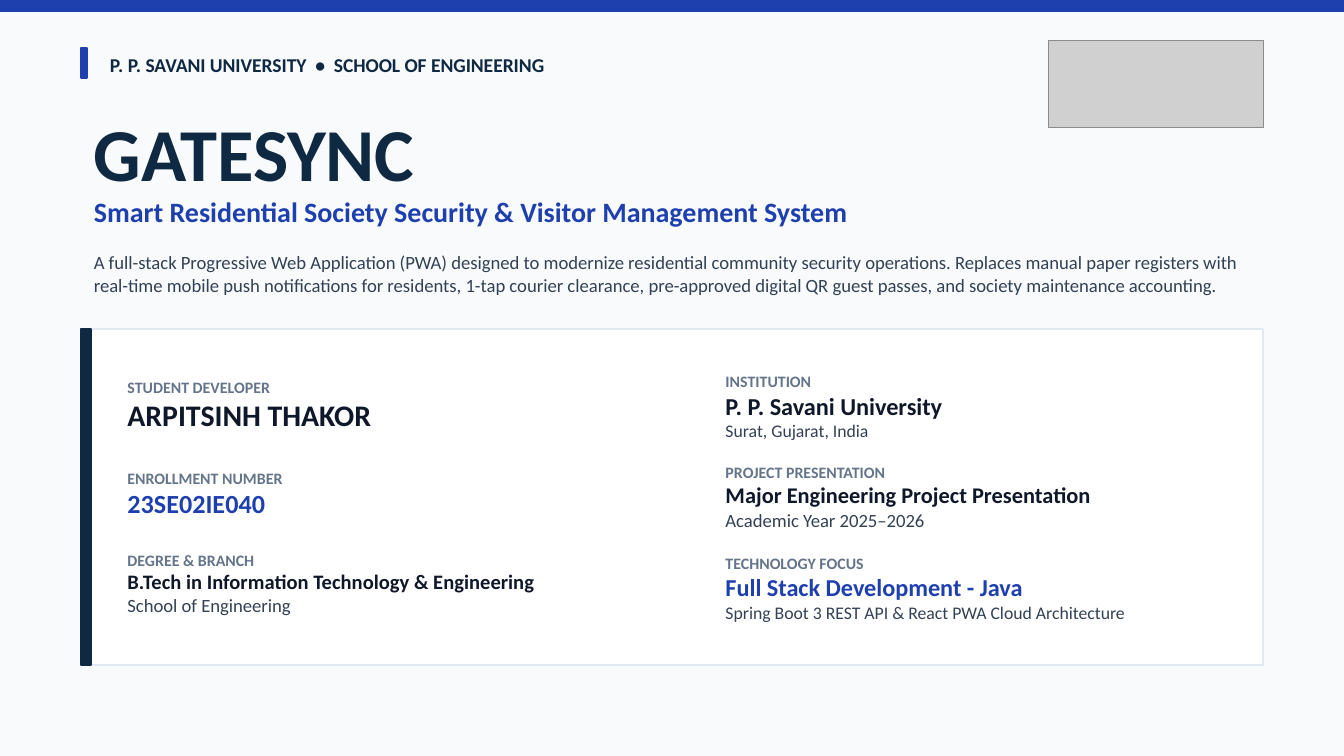
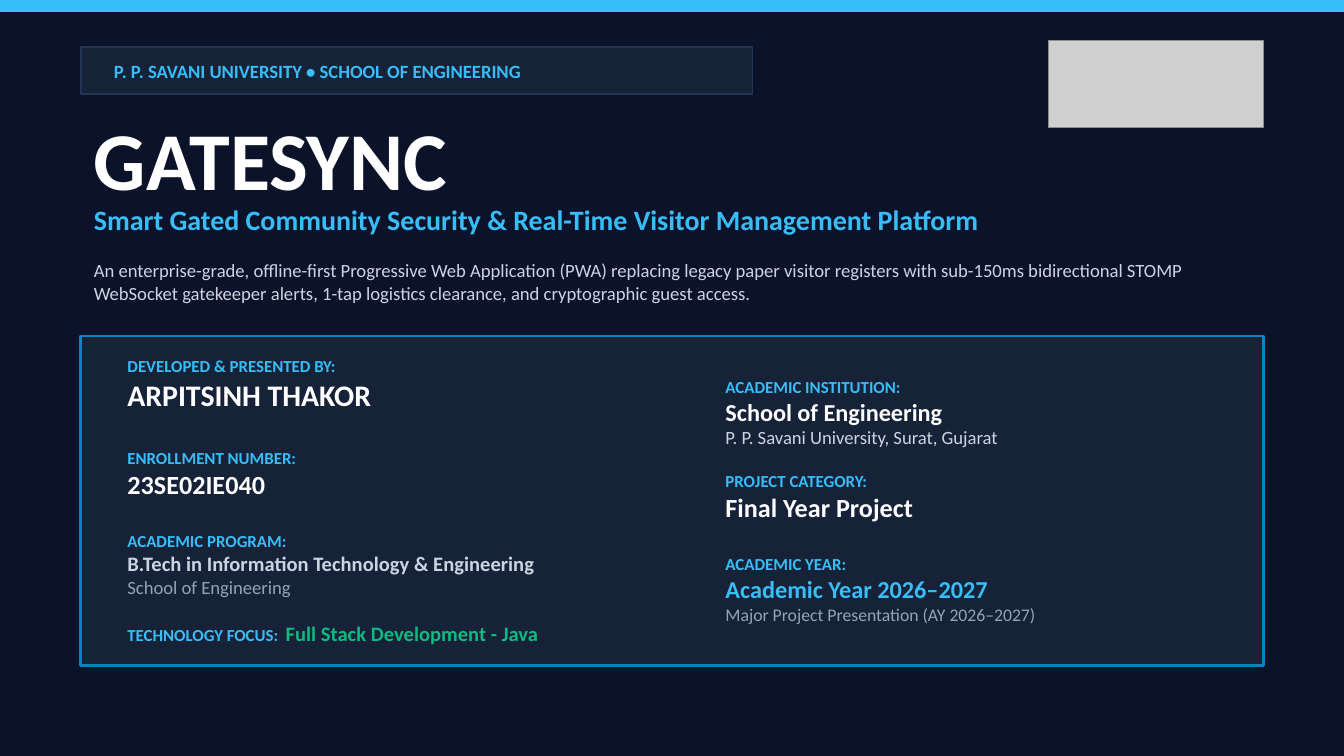
Before and after one commit to arpitthakor28/sms1, a slide deck: slide 1 of GateSync_Project_Presentation.pptx. Drawn at 1344x756 pixels with LibreOffice and Linux fonts; fonts in the diff are those of the drawing; grey boxes stand for pictures. Boxes give left, top, right and bottom in pixels: in the first picture for what was removed or moved away, otherwise in the second. Text is boxed around its words. In the diff, an @@ line names an element or a change of style, - is before the commit and + after.

Commit message:
Update presentation: restore second PPT context with Final Year Project, AY 2026-2027, School of Engineering, and Full Stack Dev - Java

```diff
--- a/GateSync_Project_Presentation.pptx
+++ b/GateSync_Project_Presentation.pptx
@@ background #F8FAFC to #0B132B @@
@@ rectangle at <box>0,0,1344,11</box>: fill #1E40AF to #38BDF8; outline #1E40AF 1 pt to #38BDF8 1 pt @@
@@ rectangle removed at <box>81,48,87,78</box> @@
@@ rectangle added at <box>81,47,753,94</box>, fill #162238, outline #243656 1 pt @@
@@ text "P. P. SAVANI UNIVERSITY • ..." at <box>114,66,521,78</box>: size 10.5 to 10 pt, text colour #0F2942 to #38BDF8 @@
@@ text "GATESYNC" at <box>94,136,447,191</box>: size 40 to 44 pt, text colour #0F2942 to #FFFFFF @@
@@ text at <box>94,210,978,235</box>: text changed; text colour #1E40AF to #38BDF8 @@
-Smart Residential Society Security & Visitor Management System
+Smart Gated Community Security & Real-Time Visitor Management Platform
@@ text at <box>94,263,1182,303</box>: text changed; text colour #334155 to #CBD5E1 @@
-A full-stack Progressive Web Application (PWA) designed to modernize residential community security operations. Replaces manual paper registers with real-time mobile push notifications for residents, 1-tap courier clearance, pre-approved digital QR guest passes, and society maintenance accounting.
+An enterprise-grade, offline-first Progressive Web Application (PWA) replacing legacy paper visitor registers with sub-150ms bidirectional STOMP WebSocket gatekeeper alerts, 1-tap logistics clearance, and cryptographic guest access.
@@ rectangle removed at <box>81,329,91,665</box> @@
@@ rectangle: place and size @@
-rectangle at <box>81,329,1263,665</box>
+rectangle at <box>81,336,1263,665</box>
@@ rectangle at <box>81,336,1263,665</box>: fill #FFFFFF to #162238; outline #E2E8F0 1 pt to #0284C7 1.5 pt @@
@@ text at <box>127,361,538,644</box>: text changed; size 8.5 to 9 pt; text colour #0F172A to #38BDF8 @@
-STUDENT DEVELOPER
-ARPITSINH THAKOR
-ENROLLMENT NUMBER
-23SE02IE040
-DEGREE & BRANCH
-B.Tech in Information Technology & Engineering
-School of Engineering
+DEVELOPED & PRESENTED BY:
+ARPITSINH THAKOR
+ENROLLMENT NUMBER:
+23SE02IE040
+ACADEMIC PROGRAM:
+B.Tech in Information Technology & Engineering
+School of Engineering
+TECHNOLOGY FOCUS: Full Stack Development - Java
@@ text at <box>725,382,1036,624</box>: text changed; size 9.5 to 9 pt; text colour #334155 to #38BDF8 @@
-INSTITUTION
-P. P. Savani University
-Surat, Gujarat, India
-PROJECT PRESENTATION
-Major Engineering Project Presentation
-Academic Year 2025–2026
-TECHNOLOGY FOCUS
-Full Stack Development - Java
-Spring Boot 3 REST API & React PWA Cloud Architecture
+ACADEMIC INSTITUTION:
+School of Engineering
+P. P. Savani University, Surat, Gujarat
+PROJECT CATEGORY:
+Final Year Project
+ACADEMIC YEAR:
+Academic Year 2026–2027
+Major Project Presentation (AY 2026–2027)
```
Also in this commit, not shown: 3 other slides changed, 8 slides added, 8 slides removed, 7 other files.
